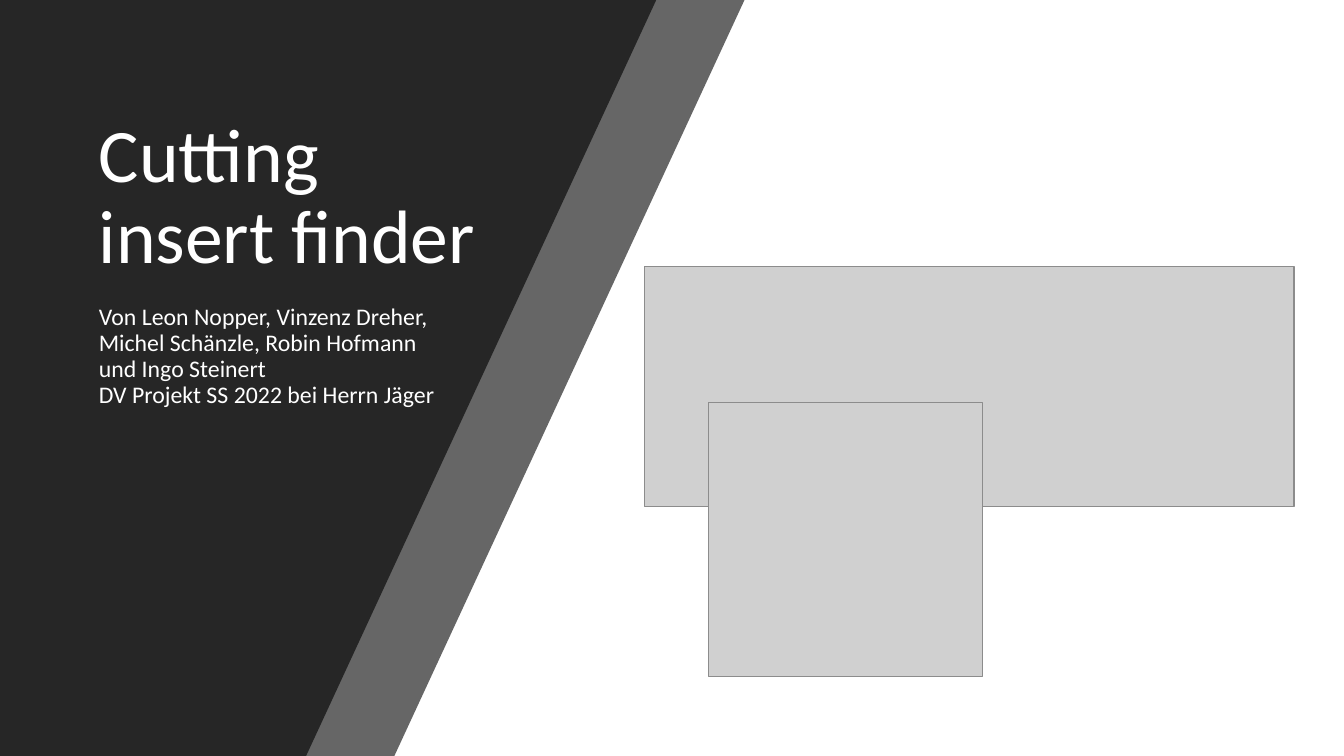
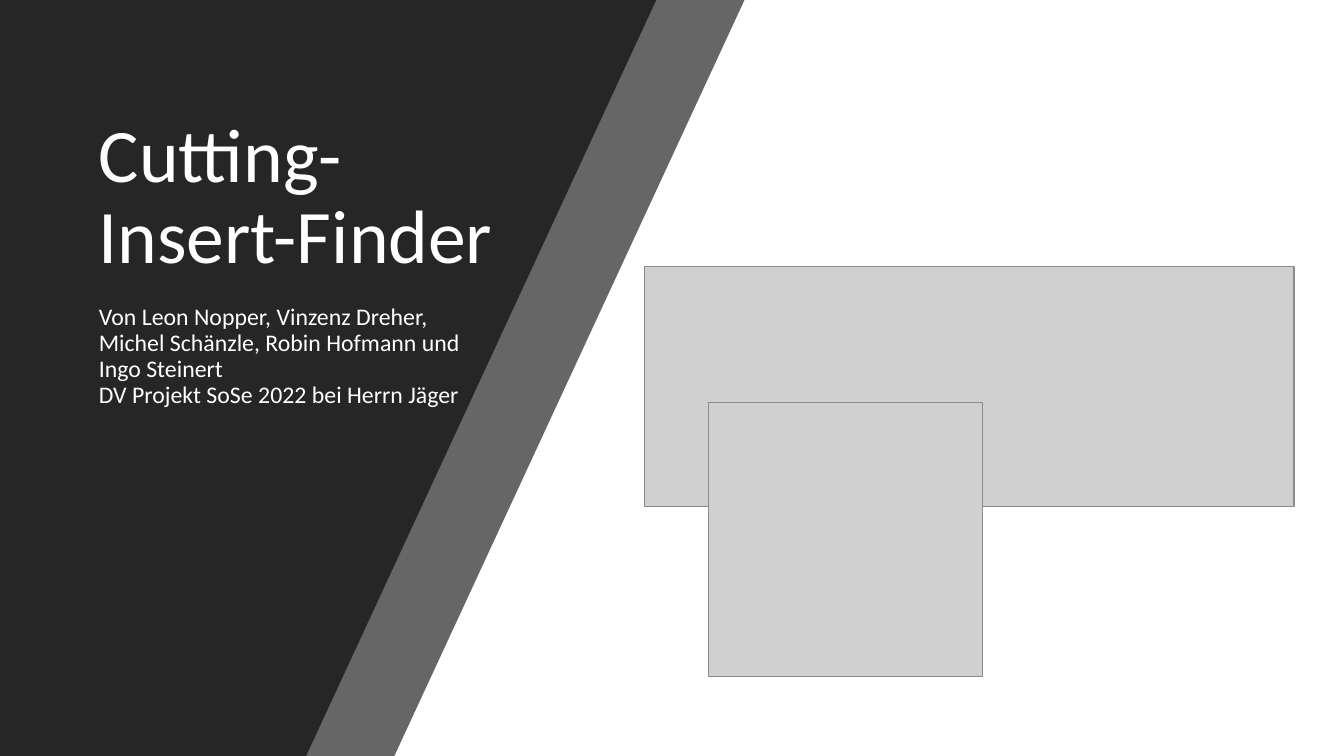
Before and after one commit to vinzenzdreher/DV-Projekt, a slide deck: slide 1 of 4_Praesentation/CuttingInsert Finder.pptx. Drawn at 1344x756 pixels with LibreOffice and Linux fonts; fonts in the diff are those of the drawing; grey boxes stand for pictures. Boxes give left, top, right and bottom in pixels: in the first picture for what was removed or moved away, otherwise in the second. Text is boxed around its words. In the diff, an @@ line names an element or a change of style, - is before the commit and + after.

```diff
--- a/4_Praesentation/CuttingInsert Finder.pptx
+++ b/4_Praesentation/CuttingInsert Finder.pptx
@@ title at (99, 129, 492, 264): text changed @@
-Cutting insert finder
+Cutting-Insert-Finder
@@ subtitle at (99, 308, 460, 407): text changed @@
-Von Leon Nopper, Vinzenz Dreher, Michel Schänzle, Robin Hofmann und Ingo Steinert
-DV Projekt SS 2022 bei Herrn Jäger
+Von Leon Nopper, Vinzenz Dreher, Michel Schänzle, Robin Hofmann und Ingo Steinert
+DV Projekt SoSe 2022 bei Herrn Jäger
```
Also in this commit, not shown: 11 other slides changed, 1 slide added, 1 slide removed, 1 other file.
